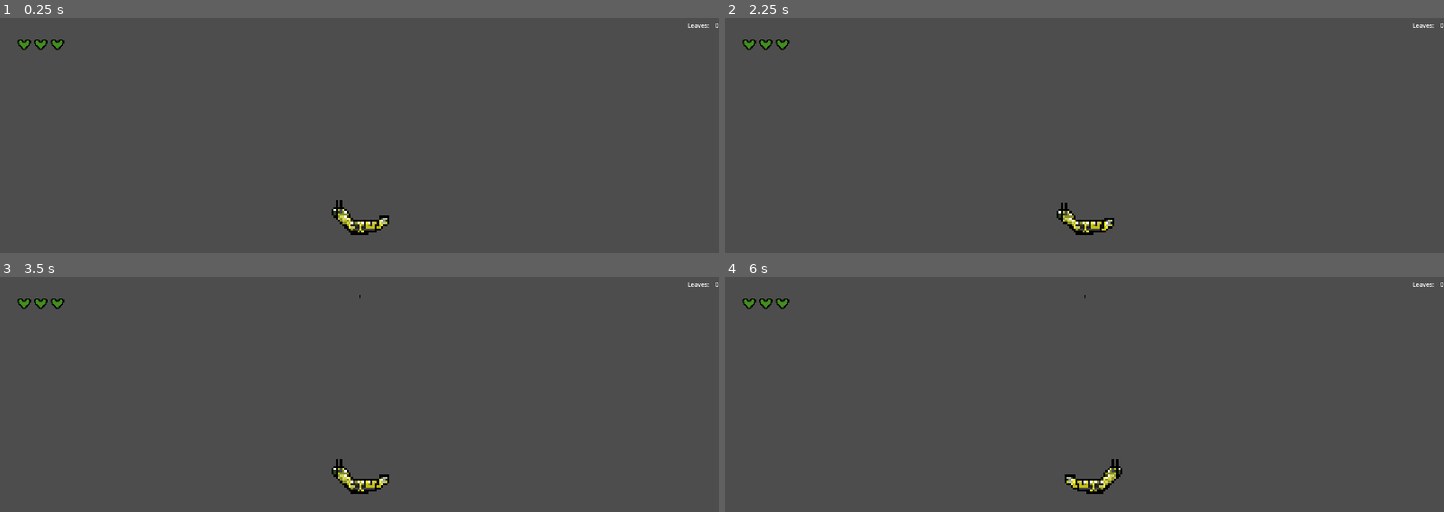
Above: before the commit, frames 1-4 (two rows, left to right).
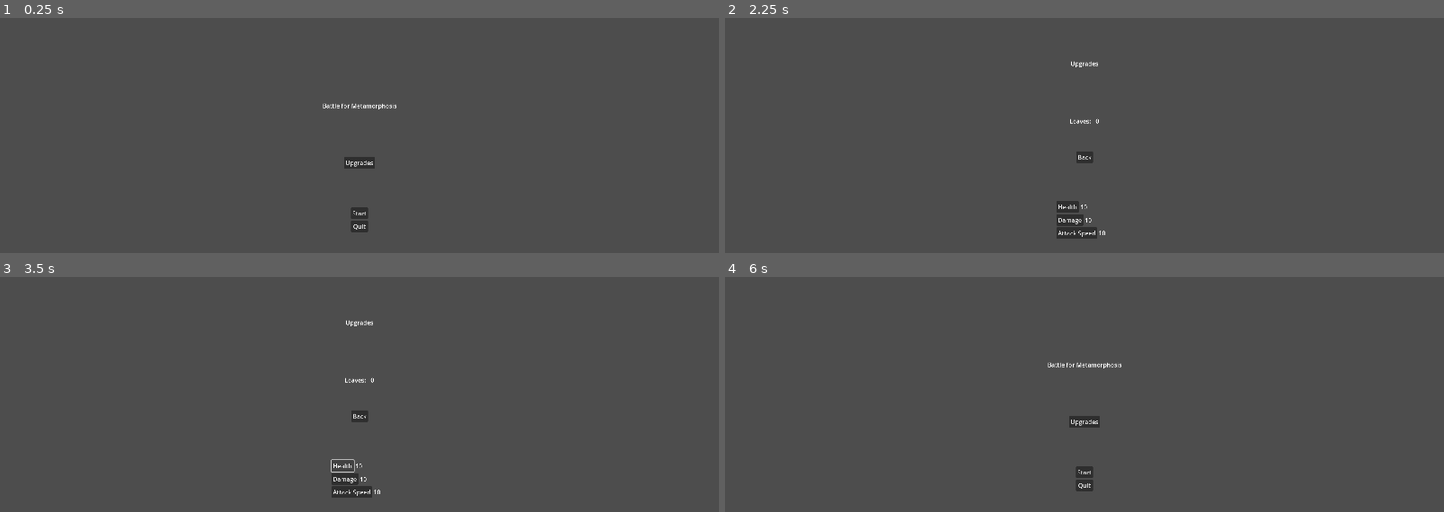
Above: after the commit, the same moments.

Repository: Armand-Alvarez/metamorphosis---jam-77
Game: Godot game, scene res://src/scenes/main.tscn
Two runs of this game, one before a commit and one after it. Both use one fixed random seed, a clock stepped at 60 frames per second and the inputs below. Before the commit the project starts from res://src/scenes/game.tscn.
Inputs (mouse positions are in pixels of both pictures, inside the frame that each line leads up to):
- Up to frame 1 (0.25 s): no input
- Up to frame 2 (2.25 s): click (1084, 213) at 0.5 s, where only the run after the commit has a clickable "Start"; click (1084, 213) at 1.25 s, where only the run after the commit has a clickable "Start"; click (1084, 163) at 2 s, where only the run after the commit has a clickable "Upgrades"
- Up to frame 3 (3.5 s): click (345, 465) at 2.75 s, where only the run after the commit has a clickable "Health"
- Up to frame 4 (6 s): click (1070, 479) at 3.5 s, where only the run after the commit has a clickable "Damage"; click (1077, 490) at 4.25 s, where only the run after the commit has a clickable "Attack Speed"; click (1084, 415) at 5 s, where only the run after the commit has a clickable "Back"; move the mouse to (1242, 457) at 5.77 s; press the mouse at (1242, 457) at 5.78 s; hold D (move_right) from 5.78 s (still down)

The runs differ from the first frame. In frame 1, 1.1% of the frame differs, in the area x 2-100%, y 2-93%; in frame 2, 1.2%, in the area x 2-100%, y 2-94%; in frame 3, 1.2%; in frame 4, 1.2%.
Error after the commit: Invalid access to property or key 'start_button_pressed' on a base object of type 'Node (signal_bus.gd)'. (res://src/scripts/main.gd:34)

Commit message:
Update main scene reference in project configuration

Diff:
--- a/project.godot
+++ b/project.godot
@@ -11,7 +11,7 @@
 [application]
 
 config/name="Metamorphosis - Jam 77"
-run/main_scene="res://src/scenes/game.tscn"
+run/main_scene="res://src/scenes/main.tscn"
 config/features=PackedStringArray("4.3", "Mobile")
 config/icon="res://icon.svg"
 
